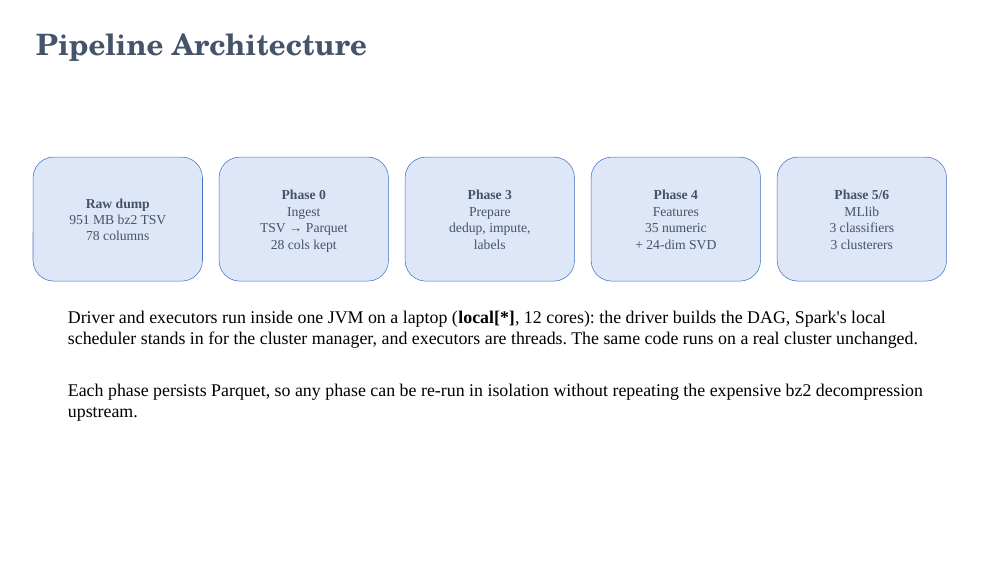
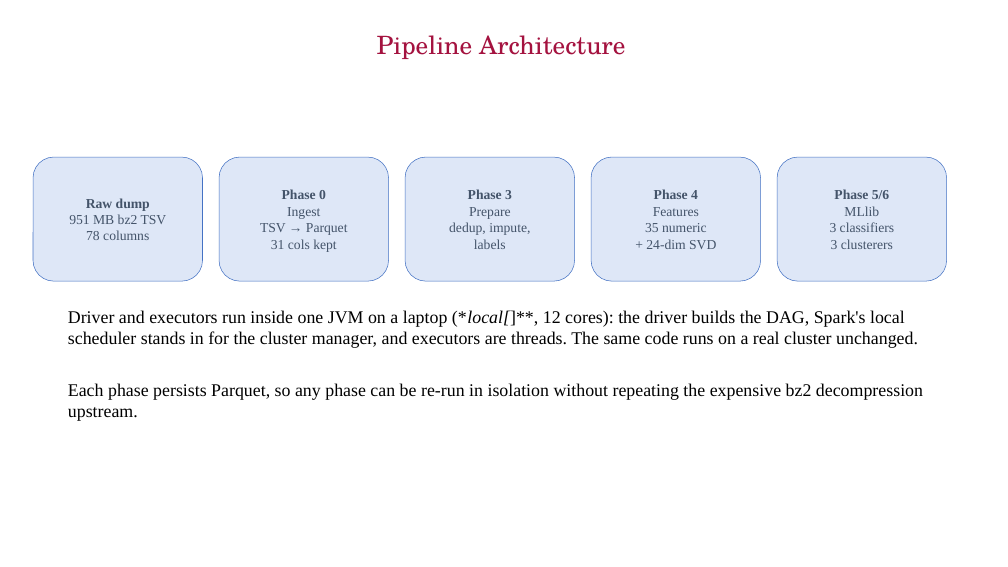
Before and after one commit to CognacStealer/BIgData, a slide deck: slide 5 of reports/MMDS_EndSem_Wikimedia_Bot_Detection.pptx. Drawn at 1008x567 pixels with LibreOffice and Linux fonts; fonts in the diff are those of the drawing; background and template pictures are left out. Boxes give left, top, right and bottom in pixels: in the first picture for what was removed or moved away, otherwise in the second. Text is boxed around its words. In the diff, an @@ line names an element or a change of style, - is before the commit and + after.

```diff
--- a/reports/MMDS_EndSem_Wikimedia_Bot_Detection.pptx
+++ b/reports/MMDS_EndSem_Wikimedia_Bot_Detection.pptx
@@ title "Pipeline Architecture" at box(377, 35, 625, 59): size 28 to 24 pt, text colour #44546A to #A4123F, bold off; alignment left to centre @@
@@ text in rounded rectangle at box(271, 239, 336, 252): text changed @@
-28 cols kept
+31 cols kept
@@ text at box(68, 310, 918, 348): text changed @@
-Driver and executors run inside one JVM on a laptop (local[*], 12 cores): the driver builds the DAG, Spark's local scheduler stands in for the cluster manager, and executors are threads. The same code runs on a real cluster unchanged.
+Driver and executors run inside one JVM on a laptop (*local[]**, 12 cores): the driver builds the DAG, Spark's local scheduler stands in for the cluster manager, and executors are threads. The same code runs on a real cluster unchanged.
```
Also in this commit, not shown: 22 other slides changed, 2 other files.
